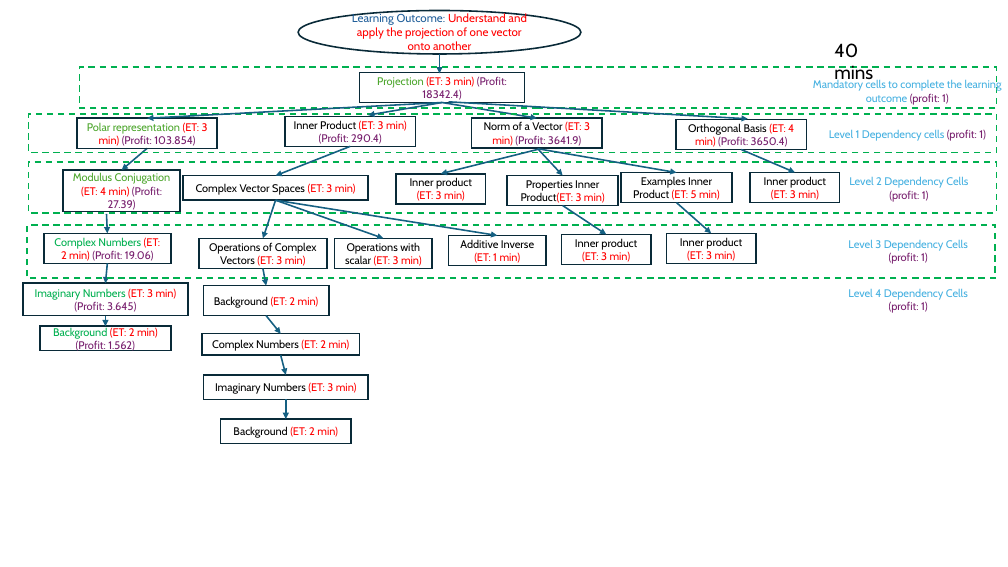
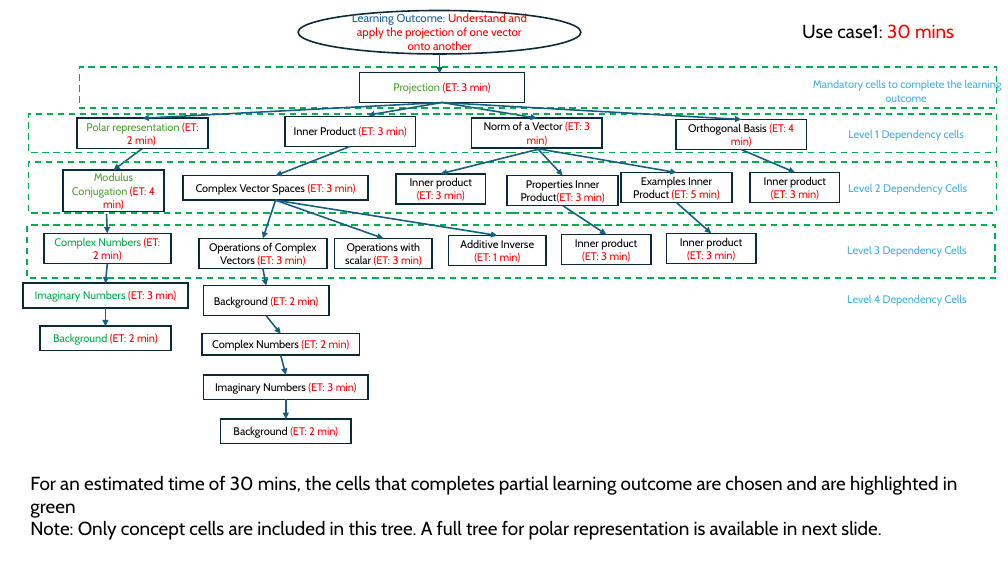
Before and after one commit to krishnapuja/QC_Notes, a slide deck: slide 1 of timing constraint implementation.pptx (slide 5 before the commit). Drawn at 1008x567 pixels with LibreOffice and Linux fonts; fonts in the diff are those of the drawing. Boxes give left, top, right and bottom in pixels: in the first picture for what was removed or moved away, otherwise in the second. Text is boxed around its words. In the diff, an @@ line names an element or a change of style, - is before the commit and + after.

```diff
--- a/timing constraint implementation.pptx
+++ b/timing constraint implementation.pptx
@@ text at bbox=[802, 24, 954, 39]: text changed @@
-40 mins
+Use case1: 30 mins
@@ text in rectangle at bbox=[393, 82, 491, 94]: text changed; text colour #78206E to #4EA72E @@
-Projection (ET: 3 min) (Profit: 18342.4)
+Projection (ET: 3 min)
@@ text at bbox=[813, 79, 1002, 102]: text changed @@
-Mandatory cells to complete the learning outcome (profit: 1)
+Mandatory cells to complete the learning outcome
@@ rectangle "Polar representation (ET: 2 min)": place and size @@
-rectangle "Polar representation (ET: 2 min)" at bbox=[77, 118, 217, 148]
+rectangle "Polar representation (ET: 2 min)" at bbox=[77, 118, 208, 148]
@@ arrow moved from (442, 103) - (147, 118) to (442, 103) - (143, 118) @@
@@ arrow moved from (448, 102) - (748, 119) to (442, 103) - (742, 119) @@
@@ text in rectangle at bbox=[86, 122, 198, 146]: text changed @@
-Polar representation (ET: 3 min) (Profit: 103.854)
+Polar representation (ET: 2 min)
@@ arrow moved from (147, 148) - (122, 170) to (143, 148) - (113, 170) @@
@@ text in rectangle at bbox=[294, 126, 407, 137]: text changed; text colour #78206E to #000000 @@
-Inner Product (ET: 3 min) (Profit: 290.4)
+Inner Product (ET: 3 min)
@@ text in rectangle at bbox=[484, 121, 590, 146]: text changed; text colour #78206E to #000000 @@
-Norm of a Vector (ET: 3 min) (Profit: 3641.9)
+Norm of a Vector (ET: 3 min)
@@ text in rectangle at bbox=[688, 123, 794, 147]: text changed @@
-Orthogonal Basis (ET: 4 min) (Profit: 3650.4)
+Orthogonal Basis (ET: 4 min)
@@ text at bbox=[848, 129, 964, 140]: text changed @@
-Level 1 Dependency cells (profit: 1)
+Level 1 Dependency cells
@@ rectangle "Modulus Conjugation (ET: 4 min)": place and size @@
-rectangle "Modulus Conjugation (ET: 4 min)" at bbox=[64, 170, 180, 212]
+rectangle "Modulus Conjugation (ET: 4 min)" at bbox=[64, 170, 164, 212]
@@ text in rectangle at bbox=[72, 172, 155, 210]: text changed @@
-Modulus Conjugation (ET: 4 min) (Profit: 27.39)
+Modulus Conjugation (ET: 4 min)
@@ text at bbox=[848, 183, 967, 195]: text changed @@
-Level 2 Dependency Cells (profit: 1)
+Level 2 Dependency Cells
@@ text in rectangle at bbox=[54, 237, 160, 261]: text changed @@
-Complex Numbers (ET: 2 min) (Profit: 19.06)
+Complex Numbers (ET: 2 min)
@@ text at bbox=[847, 245, 967, 257]: text changed @@
-Level 3 Dependency Cells (profit: 1)
+Level 3 Dependency Cells
@@ rectangle "Imaginary Numbers (ET: 3 min)": place and size @@
-rectangle "Imaginary Numbers (ET: 3 min)" at bbox=[23, 284, 188, 316]
+rectangle "Imaginary Numbers (ET: 3 min)" at bbox=[23, 284, 188, 308]
@@ text in rectangle at bbox=[35, 291, 176, 302]: text changed @@
-Imaginary Numbers (ET: 3 min) (Profit: 3.645)
+Imaginary Numbers (ET: 3 min)
@@ text at bbox=[847, 294, 967, 306]: text changed @@
-Level 4 Dependency Cells (profit: 1)
+Level 4 Dependency Cells
@@ arrow moved from (105, 316) - (105, 326) to (105, 308) - (105, 326) @@
@@ text in rectangle at bbox=[53, 333, 158, 345]: text changed; text colour #78206E to #00B050 @@
-Background (ET: 2 min) (Profit: 1.562)
+Background (ET: 2 min)
@@ text added at bbox=[30, 475, 958, 540], 18 pt, text #000000 @@
+For an estimated time of 30 mins, the cells that completes partial learning outcome are chosen and are highlighted in green
+Note: Only concept cells are included in this tree. A full tree for polar representation is available in next slide.
```
Also in this commit, not shown: 4 other slides changed, 3 slides added, 4 slides removed, 4 other files.
